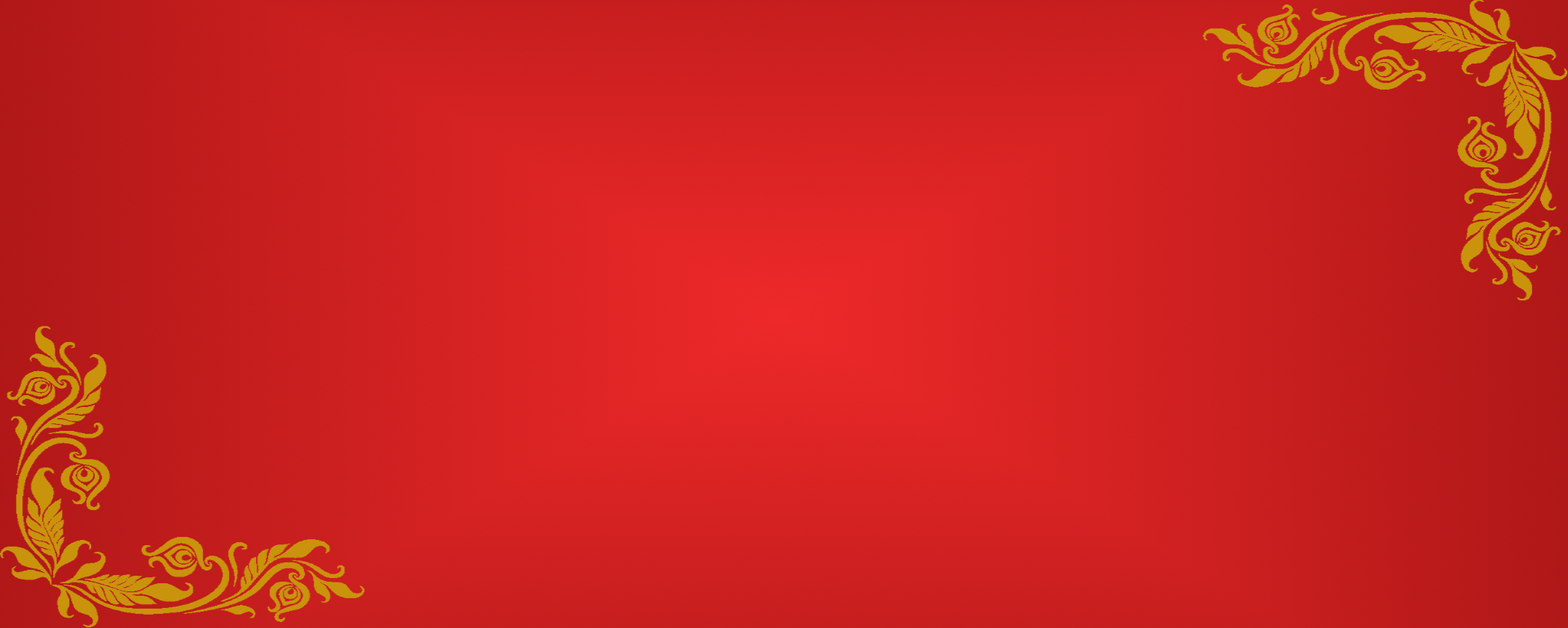
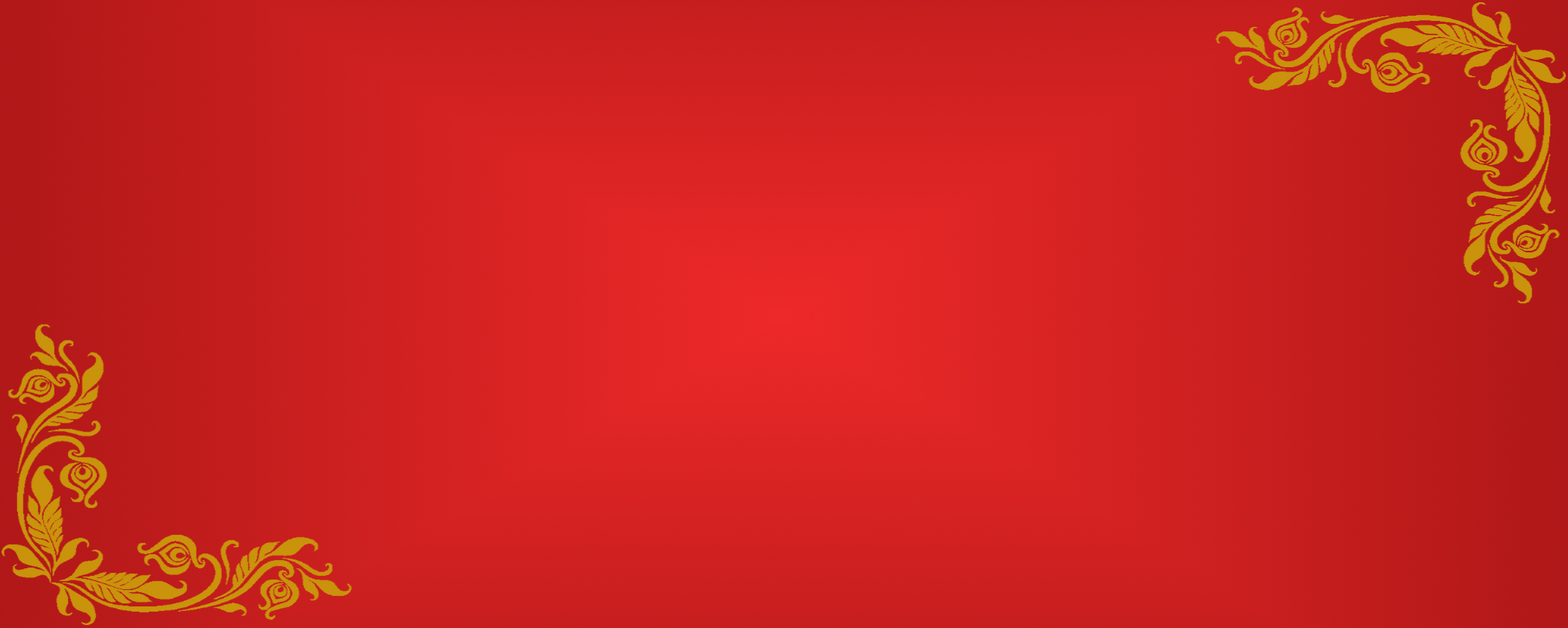
Comparing the layer stacks of the two 1568px x 628px images. Changes:
painted on "marco2" over bbox(0, 323, 366, 628)
painted on "marco.png" over bbox(1202, 0, 1568, 304)
